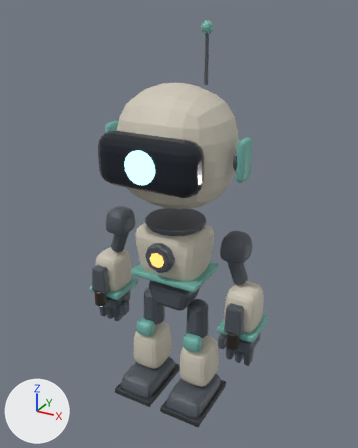
The glTF model assets/vale/corpo/antigo.glb, before and after one commit.
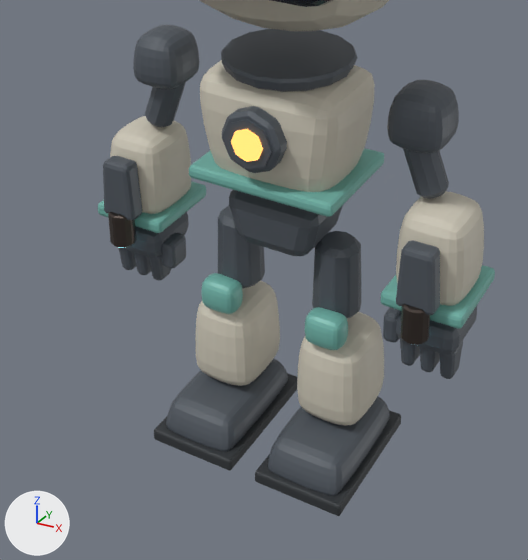
The first picture shows the older version from a 50 mm lens placed at (0.742, -1.322, 1.341), pointed at (0.009, 0.011, 0.674). The close-ups show the older and then the newer version on the part from 13% to 79% of the width and 44% to 100% of the height of that picture. Only the edits that show in the close-ups are written down. The axes (+X, +Y, +Z) are drawn at lower left. The lights are the same throughout. Where no turn or scale is listed for an object, it has been applied to the vertices.

Before the edit, the objects in view are built like this:
```python
me_cano_002 = bpy.data.meshes.new('cano.002')
me_cano_002.from_pydata(...)  # 48 vertices, 92 faces; spans x 0.2411..0.2829, y -0.1129..-0.0711, z 0.335..0.395
me_cano_002.materials.append(mat_bocal)  # dark grey #59504b
me_cano_003 = bpy.data.meshes.new('cano.003')
me_cano_003.from_pydata(...)  # 48 vertices, 92 faces; spans x -0.2829..-0.2411, y -0.1129..-0.0711, z 0.335..0.395
me_cano_003.materials.append(mat_bocal)  # dark grey #59504b
me_cano_base_002 = bpy.data.meshes.new('cano_base.002')
me_cano_base_002.from_pydata(...)  # 56 vertices, 108 faces; spans x 0.2315..0.2925, y -0.103..-0.069, z 0.385..0.485
me_cano_base_002.materials.append(mat_placa_antigo_cinza)  # dark grey #525961
me_cano_base_003 = bpy.data.meshes.new('cano_base.003')
me_cano_base_003.from_pydata(...)  # 56 vertices, 108 faces; spans x -0.2925..-0.2315, y -0.103..-0.069, z 0.385..0.485
me_cano_base_003.materials.append(mat_placa_antigo_cinza)  # dark grey #525961
me_coxa_002 = bpy.data.meshes.new('coxa.002')
me_coxa_002.from_pydata(...)  # 60 vertices, 116 faces; spans x 0.0504..0.1296, y -0.0386..0.0386, z 0.265..0.395
me_coxa_002.materials.append(mat_placa_antigo_cinza)  # dark grey #525961
ob_cano_002 = bpy.data.objects.new('cano.002', me_cano_002)
ob_cano_002.location = (0.0, 0.0, 0.0)
ob_cano_003 = bpy.data.objects.new('cano.003', me_cano_003)
ob_cano_003.location = (0.0, 0.0, 0.0)
ob_cano_base_002 = bpy.data.objects.new('cano_base.002', me_cano_base_002)
ob_cano_base_002.location = (0.0, 0.0, 0.0)
ob_cano_base_003 = bpy.data.objects.new('cano_base.003', me_cano_base_003)
ob_cano_base_003.location = (0.0, 0.0, 0.0)
ob_coxa_002 = bpy.data.objects.new('coxa.002', me_coxa_002)
ob_coxa_002.location = (0.0, 0.0, 0.0)
# also in view: 'mao.003' at (-0.265, -0.012, 0.318); 'aro_laranja.001' at (0.0, -0.112, 0.595); 'sola.003' at (-0.1, -0.035, 0.011); 'cinto' at (0.0, 0.0, 0.505); 'sola.002' at (0.1, -0.035, 0.011)
```
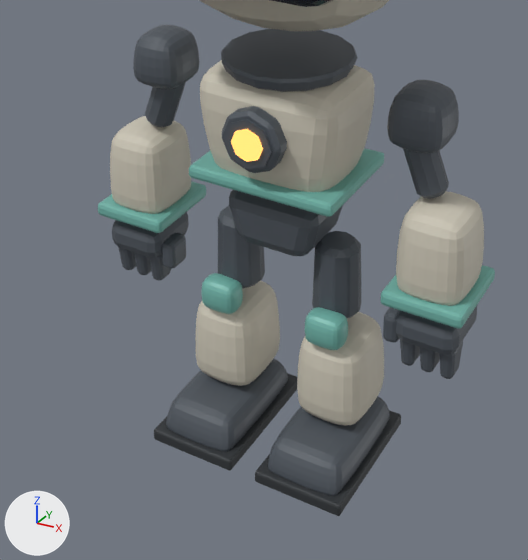
Pixel boxes [x1, y1, x2, y2] of what changed, in the close-ups (528 x 560 px):
'cano_base.002', deleted: before [396, 240, 440, 315]
'cano_base.003', deleted: before [103, 156, 143, 220]
'cano.002', deleted: before [401, 304, 430, 345]
'cano.003', deleted: before [108, 212, 136, 248]

Patch to the scene script:
```diff
--- a/assets/vale/corpo/antigo.glb.py
+++ b/assets/vale/corpo/antigo.glb.py
@@ ob_cano_003 @@
-ob_cano_003 = bpy.data.objects.new('cano.003', me_cano_003)
-ob_cano_003.location = (0.0, 0.0, 0.0)
@@ ob_cano_base_003 @@
-ob_cano_base_003 = bpy.data.objects.new('cano_base.003', me_cano_base_003)
-ob_cano_base_003.location = (0.0, 0.0, 0.0)
@@ ob_cano_002 @@
-ob_cano_002 = bpy.data.objects.new('cano.002', me_cano_002)
-ob_cano_002.location = (0.0, 0.0, 0.0)
@@ ob_cano_base_002 @@
-ob_cano_base_002 = bpy.data.objects.new('cano_base.002', me_cano_base_002)
-ob_cano_base_002.location = (0.0, 0.0, 0.0)
```
